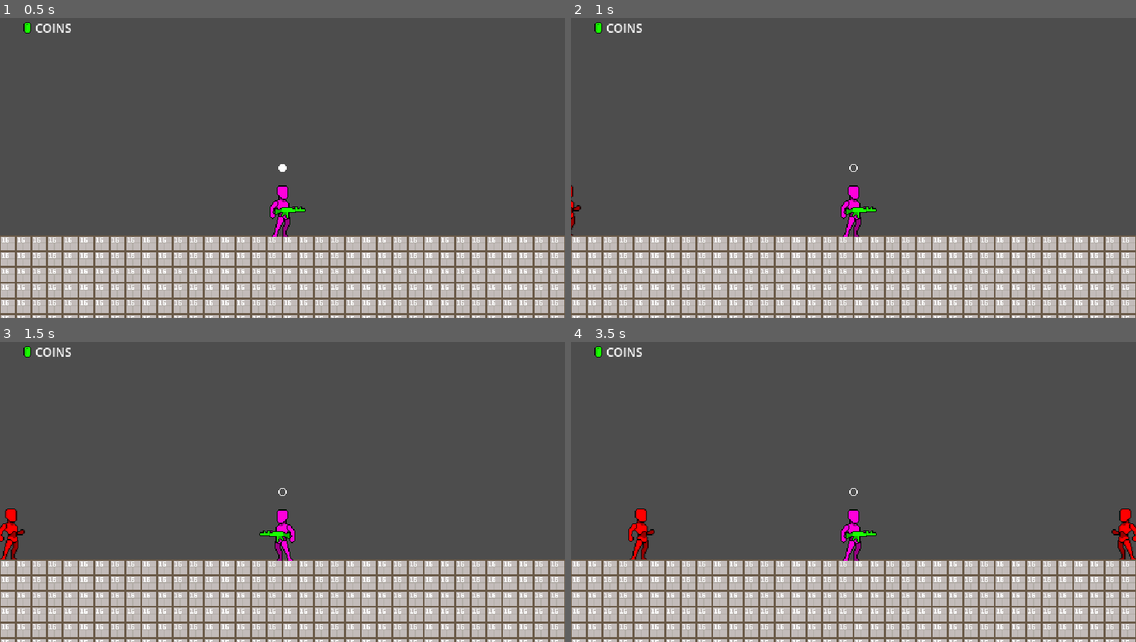
Above: before the commit, frames 1-4 (two rows, left to right).
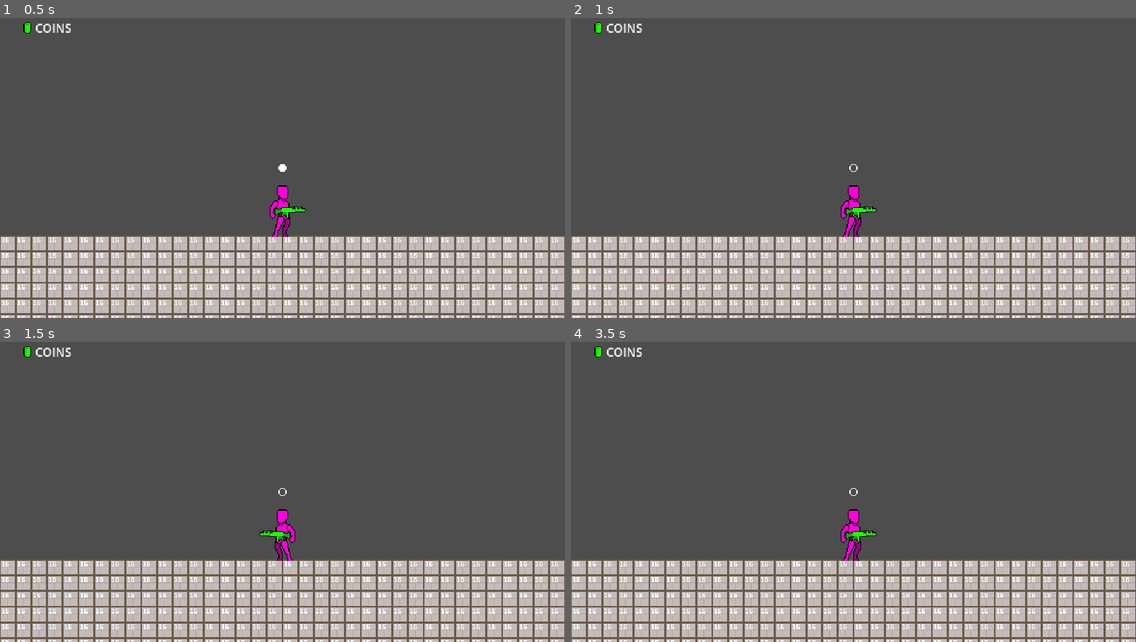
Above: after the commit, the same moments.

Repository: symbol24/sideroguesurvivor
Game: Godot game, scene res://scenes/utilities/boot.tscn
Same seed, same stepped clock (60 frames per second), same inputs: the game is played once before the commit and once after it.
Inputs:
- Up to frame 1 (0.5 s): no input
- Up to frame 2 (1 s): tap Enter at 0.5 s; hold D (right) from 0.53 s (still down)
- Up to frame 3 (1.5 s): release D (right) at 1.28 s; hold Left (left) from 1.28 s (still down)
- Up to frame 4 (3.5 s): release Left (left) at 2.03 s; hold D (right) from 2.03 s (still down)

Frame 1 is identical in both runs. In frame 2, less than 0.1% of the frame differs, in the area x 0-2%, y 55-73%; in frame 3, 0.4%; in frame 4, 0.8%, in the area x 10-100%, y 55-73%.
Error before the commit: Invalid access to property or key 'update_resource_1' on a base object of type 'Node (signals.gd)'. (res://code/managers/game.gd:10)
Error after the commit: Parse Error: Identifier "Griblies" not declared in the current scope. (res://code/characters/enemies/enemy.gd:51)

Commit message:
Feat: Integrate resource value into enemy data and drops

Diff:
--- a/code/characters/enemies/enemy.gd
+++ b/code/characters/enemies/enemy.gd
@@ -48,6 +48,7 @@
 func _death() -> void:
 	_is_active = false
 	Signals.remove_one.emit(self)
+	Signals.spawn_a_gribly.emit(Griblies.Type.COIN, Vector2(global_position.x, global_position.y-48), _data.resource_1_value)
 	var tween:Tween = create_tween()
 	tween.tween_property(self, "modulate", Color.TRANSPARENT, 0.2)
 	await tween.finished
--- a/code/characters/enemies/enemy_data.gd
+++ b/code/characters/enemies/enemy_data.gd
@@ -3,9 +3,11 @@
 
 @export var _starting_move_speed := 50.0
 @export var _starting_damage := 1
+@export var _starting_resource_1_value := 1
 
 var move_speed:float
 var damage:int
+var resource_1_value:int
 
 
 func setup_data() -> void:
@@ -13,3 +15,4 @@
 	current_hp = _starting_hp
 	move_speed = _starting_move_speed
 	damage = _starting_damage
+	resource_1_value = _starting_resource_1_value
